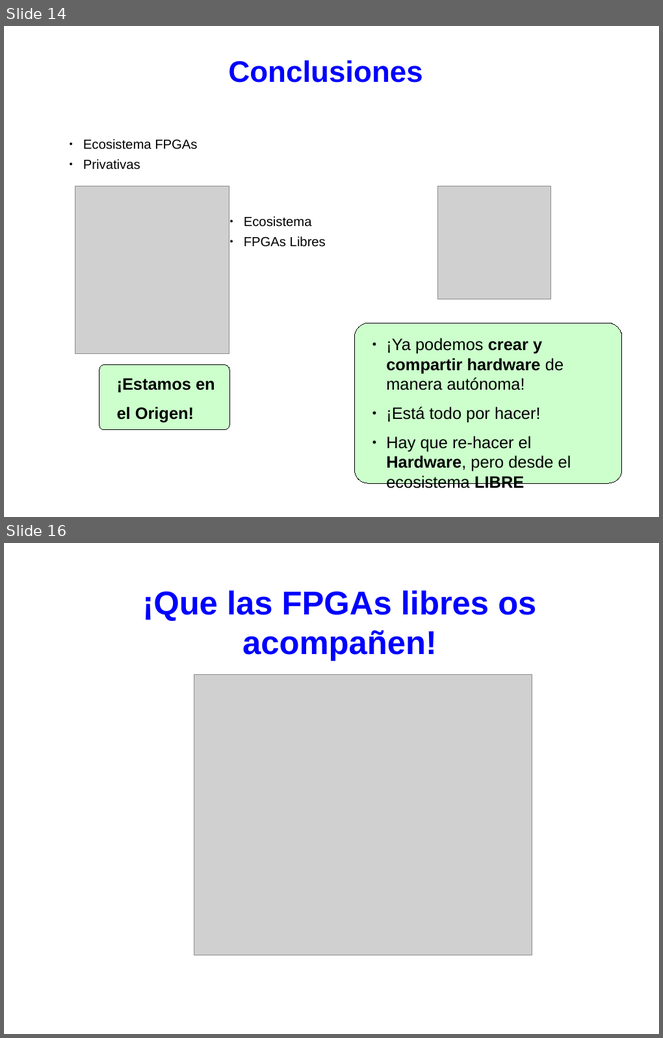
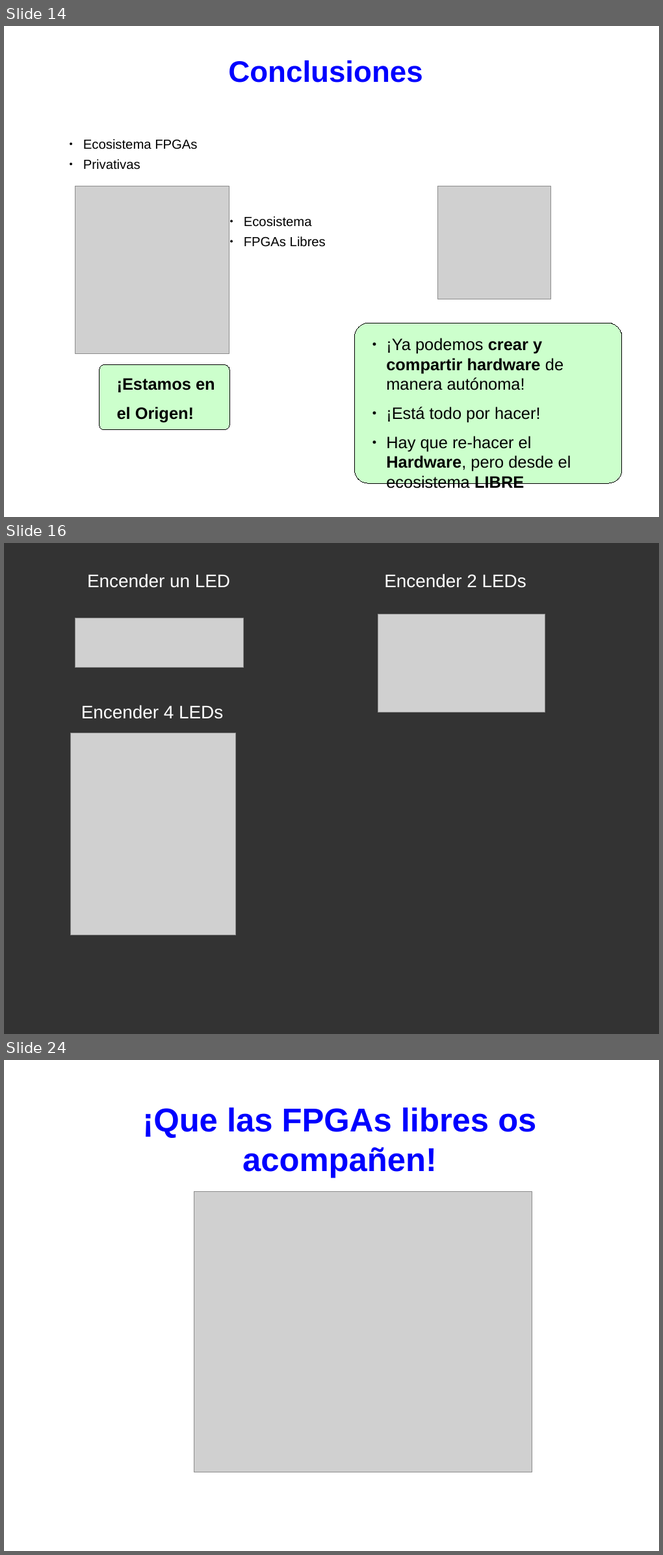
Before and after one commit to Obijuan/myslides, a slide deck: 2021-09-11-FPGAs-Libres-Jornadas-Hw-Libre-Brasi/2021-09-11-FPGAs-libres-Brasil.odp. Shown one above the other, each under a label of ours: slides 14 and 16 before the commit, slides 14, 16 and 24 after it; the slides between them are not shown. The pictures are 663x1038 and 663x1555 pixels, drawn with LibreOffice and Linux fonts; fonts in the diff are those of the drawing; grey boxes stand for pictures. Boxes give left, top, right and bottom in pixels: in the first picture for what was removed or moved away, otherwise in the second. Text is boxed around its words. In the diff, an @@ line names an element or a change of style, - is before the commit and + after.

```diff
--- a/2021-09-11-FPGAs-Libres-Jornadas-Hw-Libre-Brasi/2021-09-11-FPGAs-libres-Brasil.odp
+++ b/2021-09-11-FPGAs-Libres-Jornadas-Hw-Libre-Brasi/2021-09-11-FPGAs-libres-Brasil.odp
@@ slide 16 added at <box>4,543,659,1034</box>, background #333333 @@
@@ text added at <box>87,574,230,588</box>, 22 pt, text #FFFFFF @@
+Encender un LED
@@ text added at <box>384,574,527,588</box>, 22 pt, text #FFFFFF @@
+Encender 2 LEDs
@@ picture added at <box>76,618,244,668</box> @@
@@ picture added at <box>378,615,545,712</box> @@
@@ text added at <box>81,705,223,719</box>, 22 pt, text #FFFFFF @@
+Encender 4 LEDs
@@ picture added at <box>70,733,236,936</box> @@
@@ what was slide 16 is now slide 24 @@
```
Also in this commit, not shown: 3 slides changed, 8 other slides added, 1 other file.
